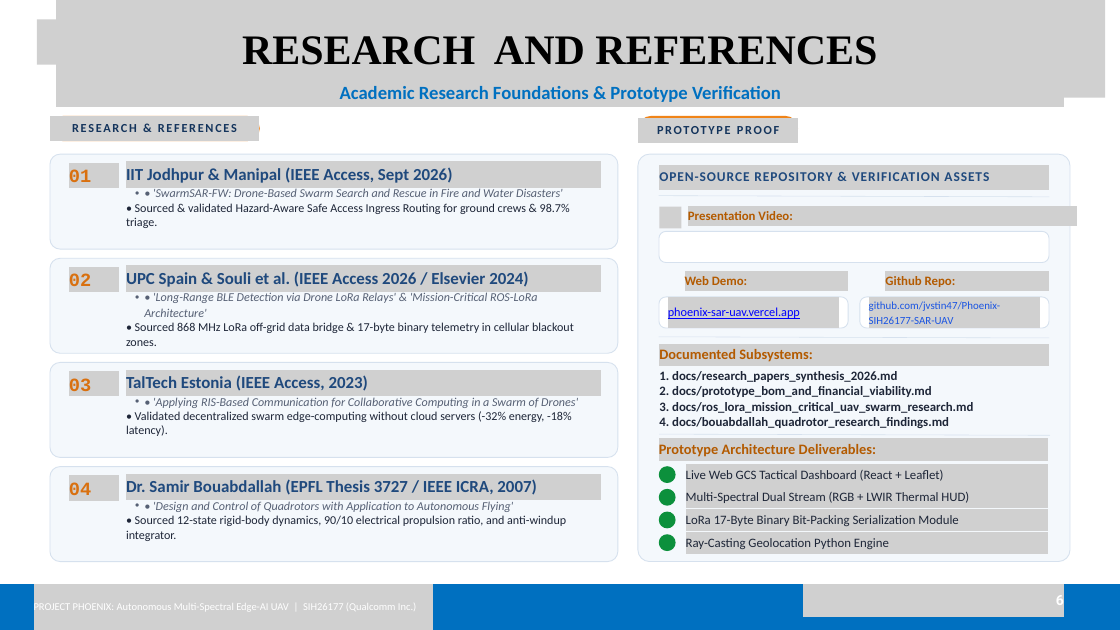
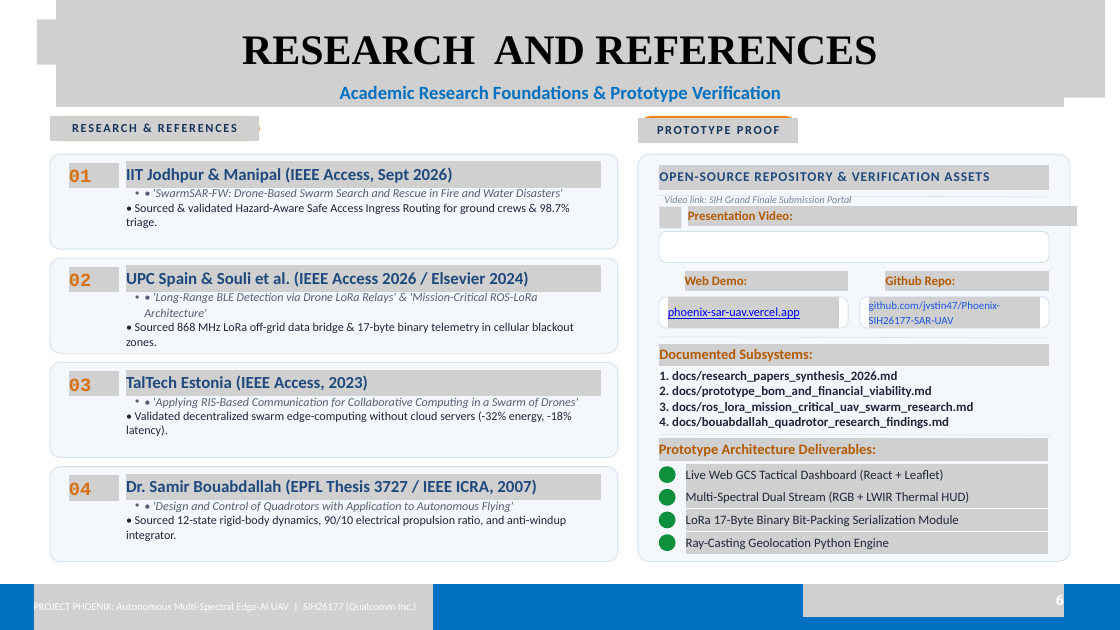
Before and after one commit to jvstin47/Phoenix-SIH26177-SAR-UAV, a slide deck: slide 6 of Copy of SIH26177_v6.pptx.pptx. Drawn at 1120x630 pixels with LibreOffice and Linux fonts; fonts in the diff are those of the drawing; grey boxes stand for pictures; background and template pictures are left out. Boxes give left, top, right and bottom in pixels: in the first picture for what was removed or moved away, otherwise in the second. Text is boxed around its words. In the diff, an @@ line names an element or a change of style, - is before the commit and + after.

Commit message:
fix: correct VIO attribution, Dijkstra phrasing, BOM cost alignment, video placeholder

```diff
--- a/Copy of SIH26177_v6.pptx.pptx
+++ b/Copy of SIH26177_v6.pptx.pptx
@@ line removed from (659, 195) to (1049, 197) @@
@@ line added at box(659, 195, 1049, 197), outline #D6E1EE 0.75 pt, 13 pt, text #788296, italic @@
+Video link: SIH Grand Finale Submission Portal
```
Also in this commit, not shown: 3 other slides changed, 1 other file.
